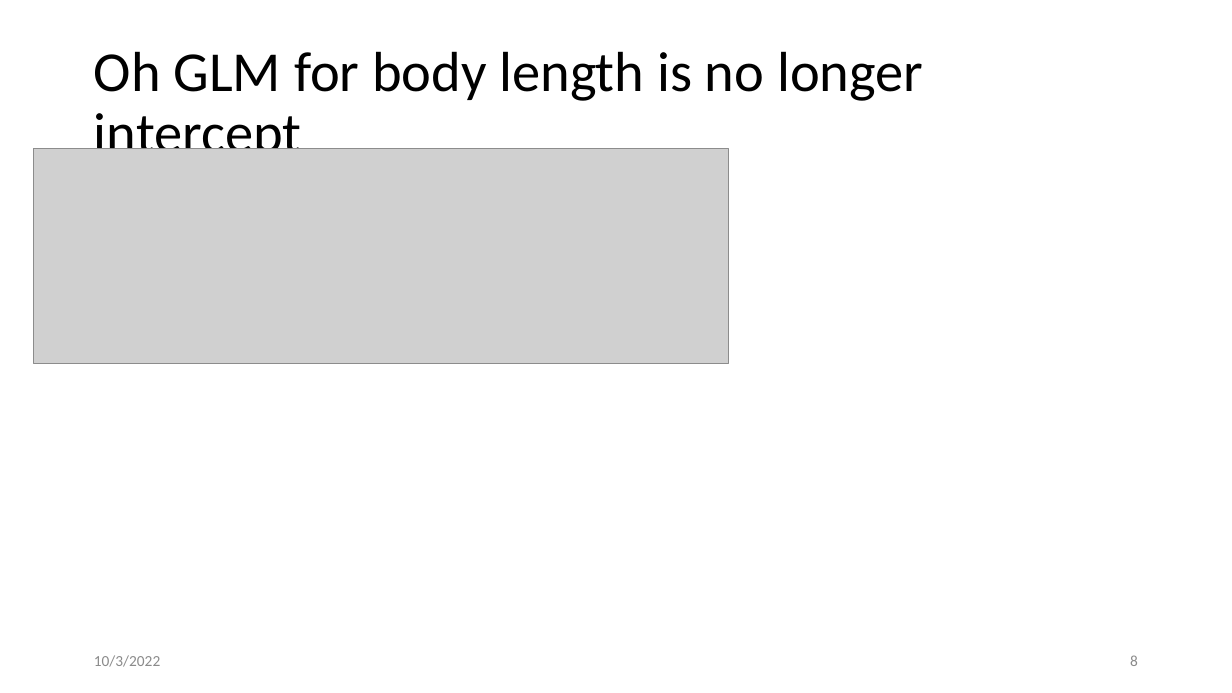
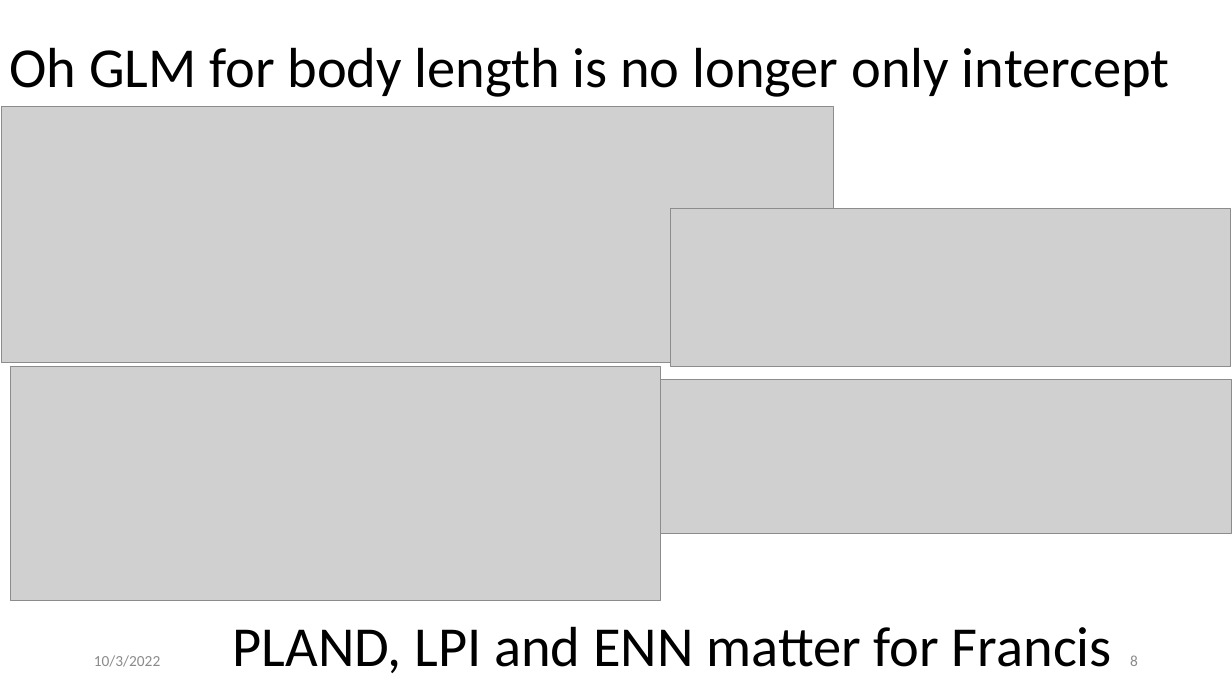
Before and after one commit to kiperry/Ohio_Bees, a slide deck: slide 8 of Changes I have made for local analysis.pptx. Drawn at 1232x693 pixels with LibreOffice and Linux fonts; fonts in the diff are those of the drawing; grey boxes stand for pictures. Boxes give left, top, right and bottom in pixels: in the first picture for what was removed or moved away, otherwise in the second. Text is boxed around its words. In the diff, an @@ line names an element or a change of style, - is before the commit and + after.

```diff
--- a/Changes I have made for local analysis.pptx
+++ b/Changes I have made for local analysis.pptx
@@ title at [9,47,1170,97]: text changed @@
-Oh GLM for body length is no longer intercept
+Oh GLM for body length is no longer only intercept
@@ picture: place and size @@
-picture at [33,149,729,363]
+picture at [2,106,834,362]
@@ picture added at [670,209,1231,366] @@
@@ picture added at [11,366,661,601] @@
@@ picture added at [657,379,1232,533] @@
@@ text added at [233,626,1112,673], 44 pt, text #000000 @@
+PLAND, LPI and ENN matter for Francis
```
Also in this commit, not shown: 7 slides added.
